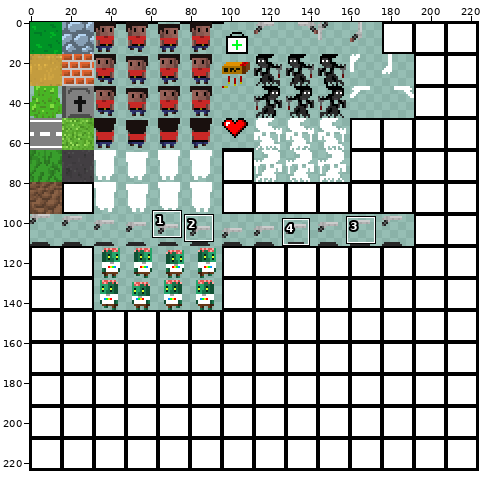
A sprite sheet gets an edit: game_01/res/spritesheet.png. The first picture is a wide view before the edit; the outline marks the close-up.
Close-up. As it was:
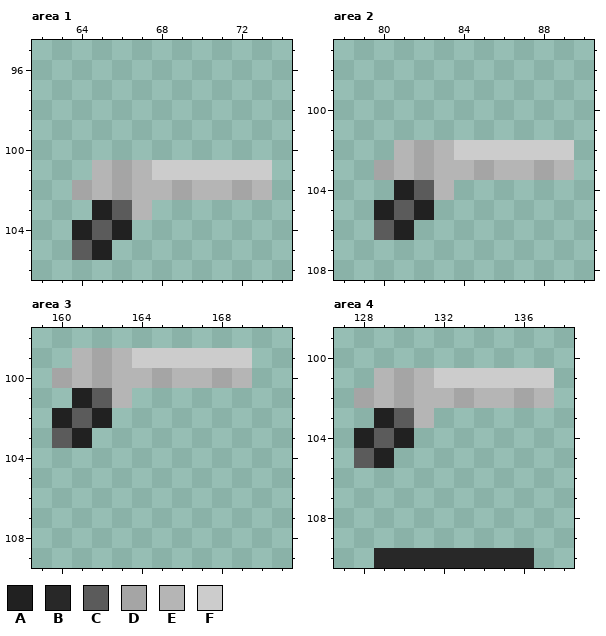
The file is 224x224 pixels. Pixels under 10% opacity are left out. Colours within 5 levels of each other are drawn and written as one. Shown: area 1: x 62..74, y 95..106; area 2: x 78..90, y 97..108; area 3: x 159..171, y 98..109; area 4: x 127..138, y 99..110. The commit also changed other parts of the picture, which this record leaves out.
Palette (. is transparent): A #212121  B #282828  C #5b5b5b  D #a5a5a5  E #b5b5b5  F #cccccc
Pixels before, area 1, first column x 64:
101 .EDEFFFFFF
102 DEDEEDEEDE
103 .ACE......
104 ACA.......
105 CA........
Pixels before, area 2, first column x 80:
102 .EDEFFFFFF
103 DEDEEDEEDE
104 .ACE......
105 ACA.......
106 CA........
Pixels before, area 3, first column x 160:
 99 .EDEFFFFFF
100 DEDEEDEEDE
101 .ACE......
102 ACA.......
103 CA........
Pixels before, area 4, first column x 128:
101 .EDEFFFFFF
102 DEDEEDEEDE
103 .ACE......
104 ACA.......
105 CA........
106 ..........
107 ..........
108 ..........
109 ..........
110 .BBBBBBBB.
The result:
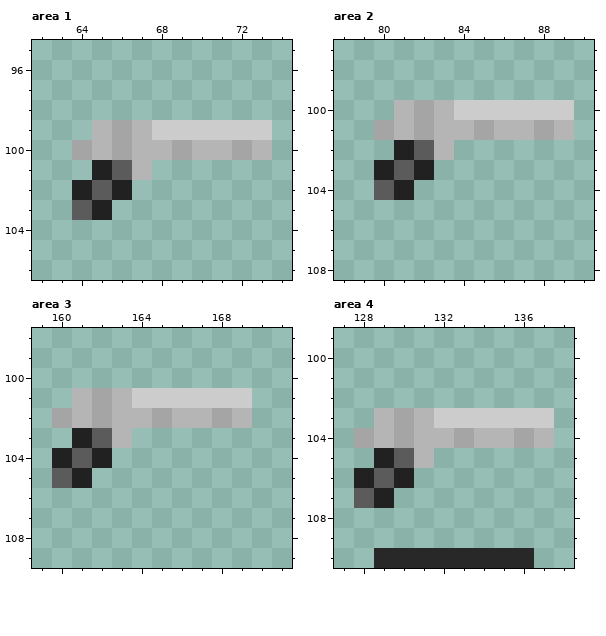
What changed:
Changed rows in their new state; - is an unchanged pixel.
Area 1:
first column x 64:
 99 -EDEFFFFFF
100 DEDEEDEEDE
101 -AC-......
102 ACA.......
103 C-..------
104 ...-------
105 ..--------
Area 2:
first column x 80:
100 -EDEFFFFFF
101 DEDEEDEEDE
102 -AC-......
103 ACA.......
104 C-..------
105 ...-------
106 ..--------
Area 3:
first column x 160:
 99 -.........
100 ..........
101 -ED-FFFFFF
102 DEDEEDEEDE
103 .-CE------
104 ACA-------
105 CA--------
Area 4:
first column x 128:
101 -.........
102 ..........
103 -ED-FFFFFF
104 DEDEEDEEDE
105 .-CE------
106 ACA-------
107 CA--------
Where, in picture pixels (left, top, right, bottom), the same in both close-ups:
changed: (72, 120, 272, 260)
changed: (374, 100, 574, 240)
changed: (52, 348, 252, 488)
changed: (354, 368, 554, 508)
